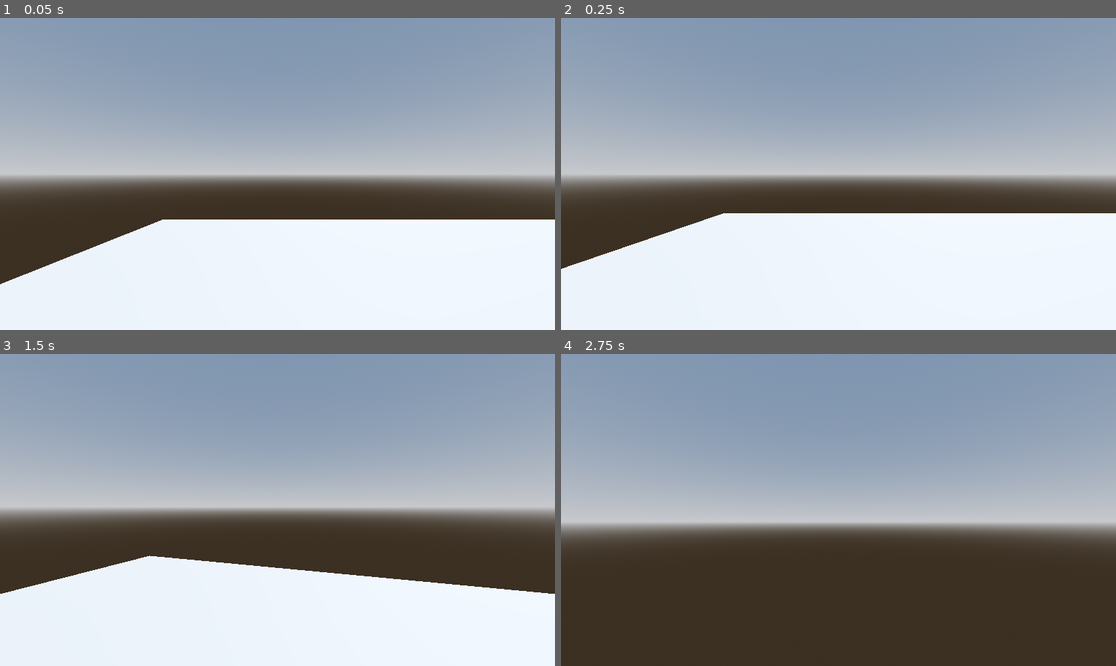
Above: before the commit, frames 1-4 (two rows, left to right).
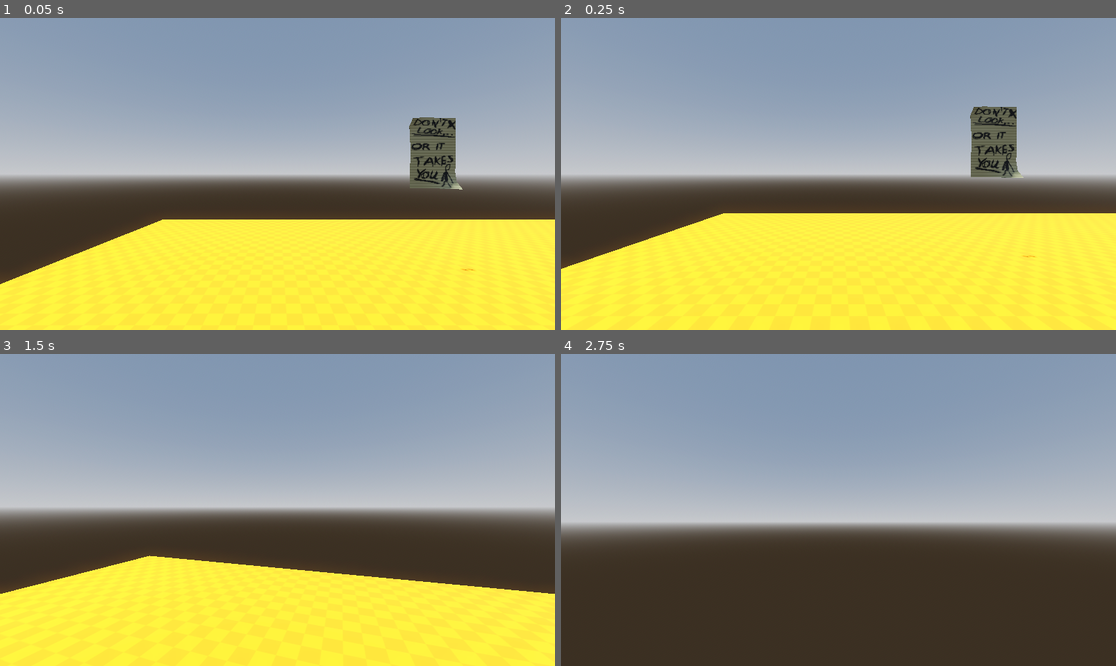
Above: after the commit, the same moments.

Repository: Juzix1/SlenderMan_Godot
Game: Godot game, scene res://Maps/test_map.tscn
The game is run twice, just before and just after one commit, with the same random seed, the same clock (stepped at 60 frames per second) and the same inputs.
Inputs (mouse positions are in pixels of both pictures, inside the frame that each line leads up to):
- Up to frame 1 (0.05 s): no input
- Up to frame 2 (0.25 s): no input
- Up to frame 3 (1.5 s): move the mouse to (305, 510) at 0.52 s; hold E (interact) 0.53-1.28 s; hold W (forward) from 0.53 s (still down); move the mouse to (249, 510) at 1.27 s; tap E (interact) at 1.35 s
- Up to frame 4 (2.75 s): keep holding W (forward); move the mouse to (849, 503) at 2.02 s; hold E (interact) from 2.03 s (still down)

The runs differ from the first frame. In frame 1, 34% of the frame differs, in the area x 0-100%, y 31-100%; in frame 2, 37%, in the area x 0-100%, y 28-100%; in frame 3, 29%; in frame 4, nothing differs.

Commit message:
control commit

Diff:
--- a/Maps/test_map.tscn
+++ b/Maps/test_map.tscn
@@ -1,6 +1,7 @@
-[gd_scene load_steps=6 format=3 uid="uid://bnse6jxwwqojm"]
+[gd_scene load_steps=7 format=3 uid="uid://bnse6jxwwqojm"]
 
 [ext_resource type="PackedScene" uid="uid://dbteyuptw4x6j" path="res://Scenes/player.tscn" id="1_0uroh"]
+[ext_resource type="Material" uid="uid://c2yaaoinbjbmg" path="res://Materials/textures/M_testground.tres" id="1_ls3jy"]
 [ext_resource type="PackedScene" uid="uid://dm1668ng58u4g" path="res://Scenes/page.tscn" id="2_oqfk8"]
 
 [sub_resource type="ProceduralSkyMaterial" id="ProceduralSkyMaterial_3qqdx"]
@@ -27,8 +28,10 @@
 
 [node name="CSGBox3D" type="CSGBox3D" parent="."]
 transform = Transform3D(1, 0, 0, 0, 1, 0, 0, 0, 1, 0, -0.4995, 0)
+material_override = ExtResource("1_ls3jy")
 use_collision = true
 size = Vector3(20, 0.001, 20)
+material = ExtResource("1_ls3jy")
 
 [node name="Player" parent="." instance=ExtResource("1_0uroh")]
 transform = Transform3D(1, 0, 0, 0, 1, 0, 0, 0, 1, -4.39326, 0.00866008, -0.00783587)
--- /dev/null
+++ b/Materials/textures/M_testground.tres
@@ -0,0 +1,7 @@
+[gd_resource type="StandardMaterial3D" load_steps=2 format=3 uid="uid://c2yaaoinbjbmg"]
+
+[ext_resource type="Texture2D" uid="uid://dy1lws3ba4jki" path="res://Materials/textures/texture_09.png" id="1_fyk7r"]
+
+[resource]
+albedo_texture = ExtResource("1_fyk7r")
+uv1_triplanar = true
--- a/Scenes/page.tscn
+++ b/Scenes/page.tscn
@@ -1,6 +1,7 @@
-[gd_scene load_steps=3 format=3 uid="uid://dm1668ng58u4g"]
+[gd_scene load_steps=4 format=3 uid="uid://dm1668ng58u4g"]
 
 [ext_resource type="Script" path="res://Scripts/Page.gd" id="1_nvxc2"]
+[ext_resource type="PackedScene" uid="uid://cjraibv1780sm" path="res://Assets/Page.glb" id="2_1lr84"]
 
 [sub_resource type="BoxShape3D" id="BoxShape3D_qvf52"]
 size = Vector3(1.25195, 2.05994, 1)
@@ -13,3 +14,5 @@
 shape = SubResource("BoxShape3D_qvf52")
 
 [node name="MeshInstance3D" type="MeshInstance3D" parent="."]
+
+[node name="Page2" parent="MeshInstance3D" instance=ExtResource("2_1lr84")]
--- a/Scenes/player.tscn
+++ b/Scenes/player.tscn
@@ -19,7 +19,7 @@
 [node name="camera" type="Camera3D" parent="head"]
 
 [node name="interaction" type="RayCast3D" parent="head/camera"]
-target_position = Vector3(0, 0, -5)
+target_position = Vector3(0, 0, -2)
 script = ExtResource("2_feolt")
 
 [node name="InteractableUi" type="Control" parent="."]
Renamed: Materials/textures/page_1.png -> Materials/textures/pages/page_1.png
Not shown, changed: Materials/textures/pages/page_1.png.import
Renamed: Materials/textures/page_2.png -> Materials/textures/pages/page_2.png
Not shown, changed: Materials/textures/pages/page_2.png.import
Renamed: Materials/textures/page_3.png -> Materials/textures/pages/page_3.png
Not shown, added: Materials/textures/pages/page_3.png.import
Renamed: Materials/textures/page_4.png -> Materials/textures/pages/page_4.png
Not shown, changed: Materials/textures/pages/page_4.png.import
Renamed: Materials/textures/page_5.png -> Materials/textures/pages/page_5.png
Not shown, changed: Materials/textures/pages/page_5.png.import
Renamed: Materials/textures/page_6.png -> Materials/textures/pages/page_6.png
Not shown, changed: Materials/textures/pages/page_6.png.import
(and 6 more such lines)
